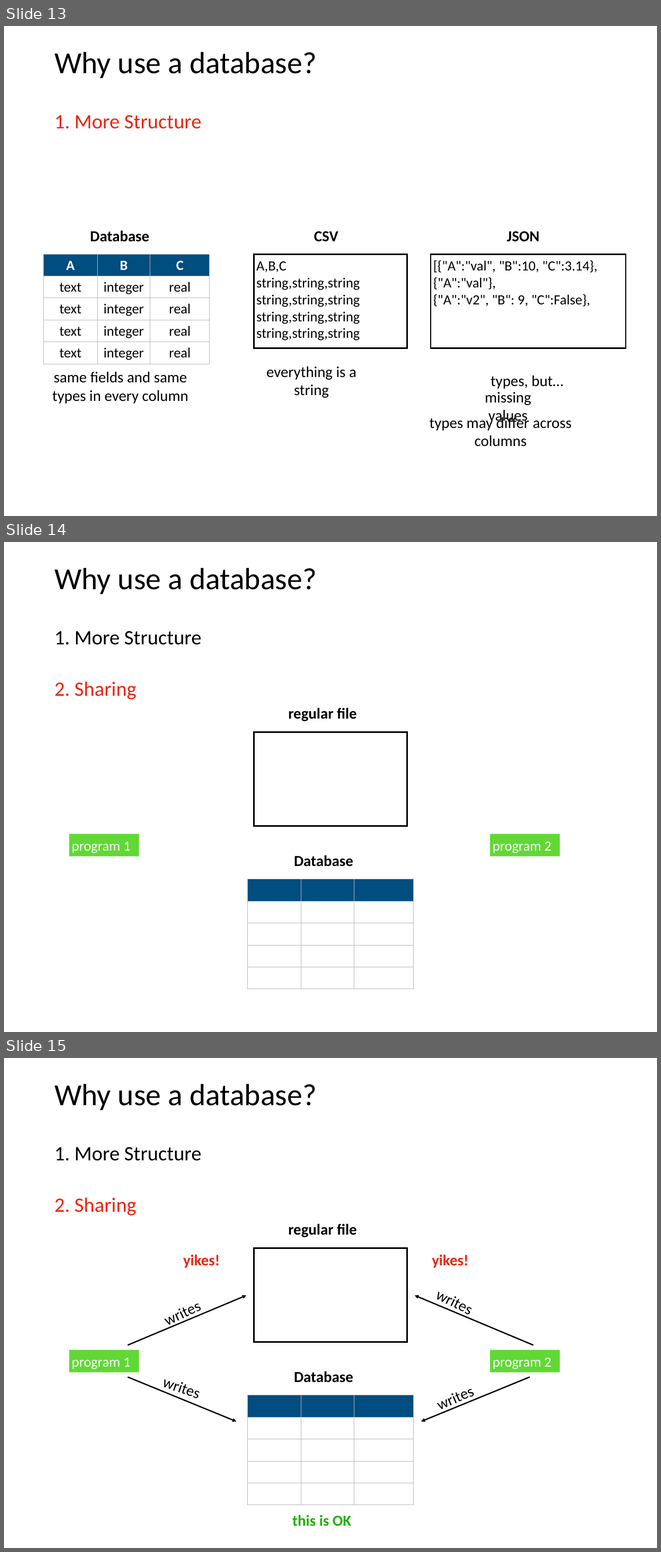
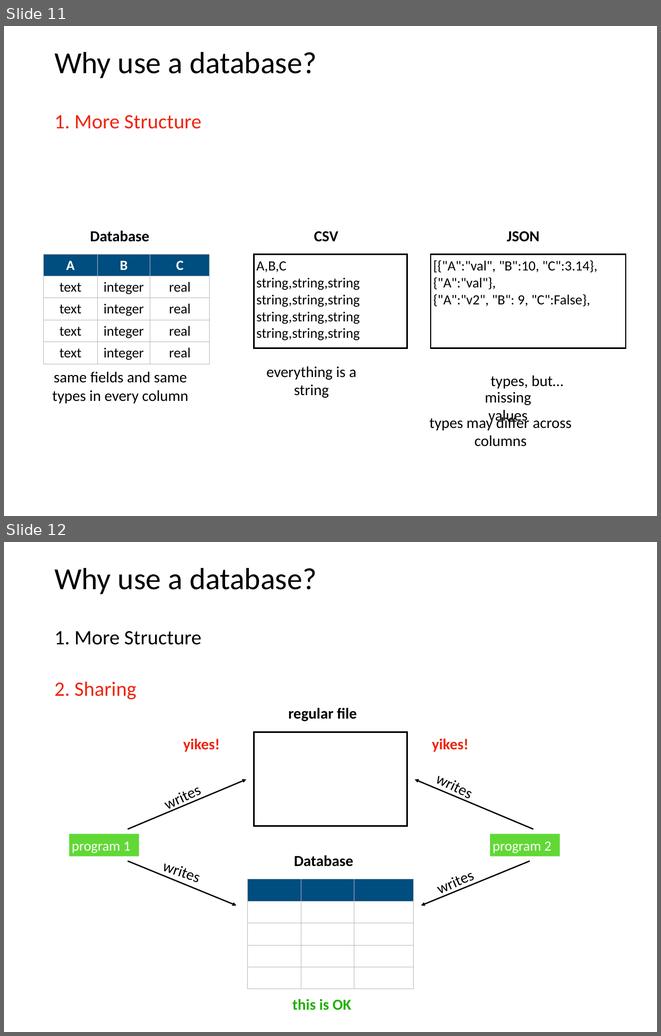
Before and after one commit to tylerharter/caraza-harter-com, a slide deck: tyler/meena/cs220/f20/materials/lec_33_F20.pptx. Shown one above the other, each under a label of ours: slides 13, 14 and 15 before the commit, slides 11 and 12 after it. The pictures are 661x1552 and 661x1036 pixels, drawn with LibreOffice and Linux fonts; fonts in the diff are those of the drawing. Boxes give left, top, right and bottom in pixels: in the first picture for what was removed or moved away, otherwise in the second. Text is boxed around its words. In the diff, an @@ line names an element or a change of style, - is before the commit and + after.

```diff
--- a/tyler/meena/cs220/f20/materials/lec_33_F20.pptx
+++ b/tyler/meena/cs220/f20/materials/lec_33_F20.pptx
@@ slide 14 removed at <box>4,542,657,1032</box>, background #FFFFFF @@
@@ title removed at <box>54,568,317,594</box> @@
-Why use a database?
@@ text removed at <box>54,631,202,699</box> @@
-1. More Structure
-2. Sharing
@@ text removed at <box>288,707,357,721</box> @@
-regular file
@@ rectangle removed at <box>254,732,407,826</box> @@
@@ rectangle removed at <box>69,834,139,856</box> @@
-program 1
@@ rectangle removed at <box>491,834,560,856</box> @@
-program 2
@@ text removed at <box>294,855,353,866</box> @@
-Database
@@ table removed at <box>248,879,414,989</box>, 5 rows, 3 columns @@
- |  | 
- |  | 
- |  | 
- |  | 
- |  | 
@@ what was slide 13 is now slide 11 @@
@@ what was slide 15 is now slide 12 @@
```
Also in this commit, not shown: 6 slides changed, 3 slides added, 4 other slides removed.
